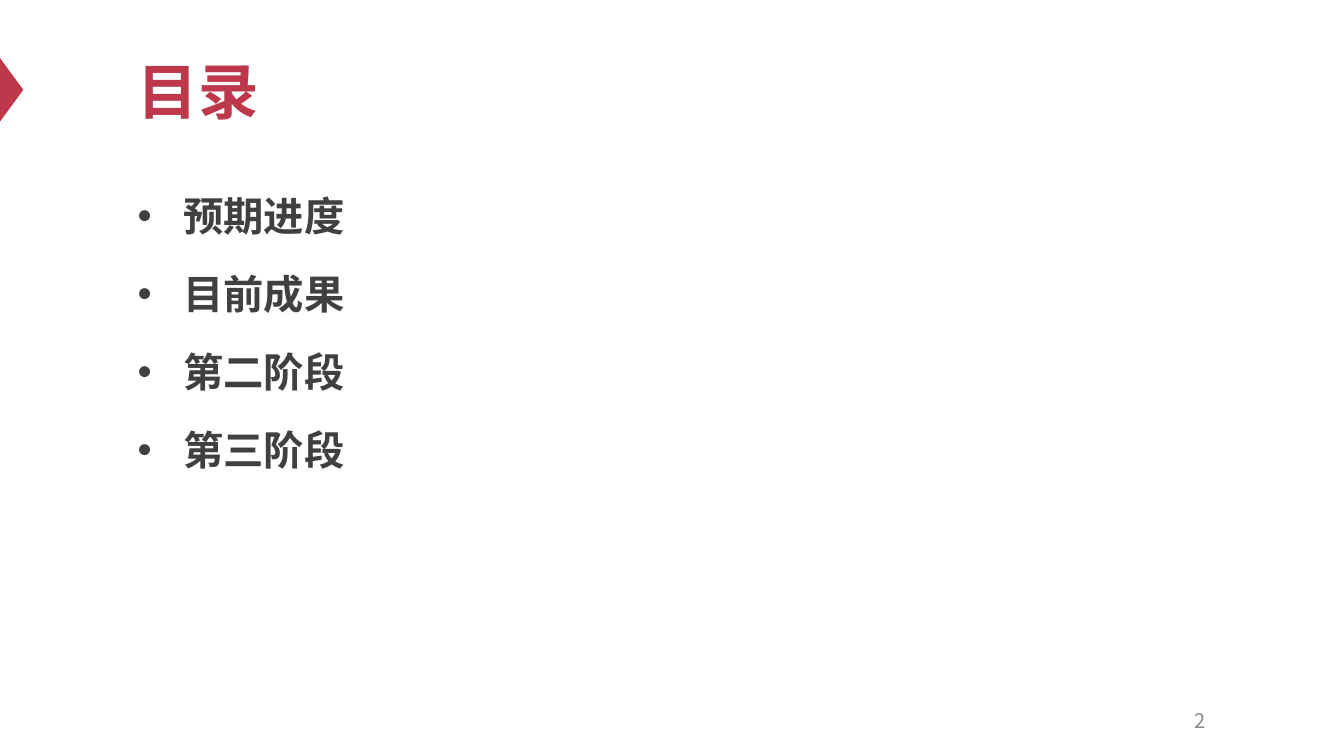
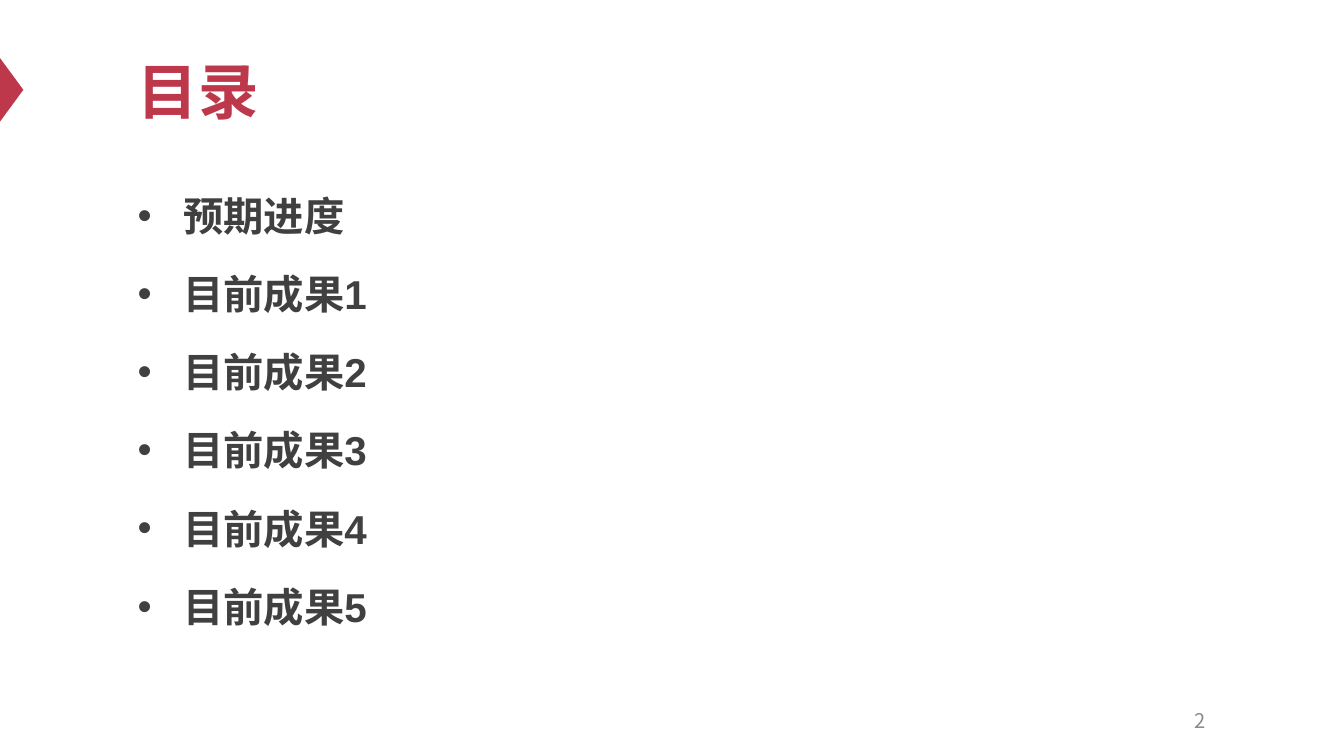
Before and after one commit to Ash1sc/R1CS-normal-form-generator, a slide deck: slide 2 of meeting_docs/中期答辩/中期答辩PPT.pptx. Drawn at 1344x756 pixels with LibreOffice and Linux fonts; fonts in the diff are those of the drawing. Boxes give left, top, right and bottom in pixels: in the first picture for what was removed or moved away, otherwise in the second. Text is boxed around its words. In the diff, an @@ line names an element or a change of style, - is before the commit and + after.

```diff
--- a/meeting_docs/中期答辩/中期答辩PPT.pptx
+++ b/meeting_docs/中期答辩/中期答辩PPT.pptx
@@ text at [183, 274, 367, 626]: text changed @@
-• 目前成果
-• 第二阶段
-• 第三阶段
+• 目前成果1
+• 目前成果2
+• 目前成果3
+• 目前成果4
+• 目前成果5
```
Also in this commit, not shown: 2 other slides changed, 2 slides removed, 1 other file.
